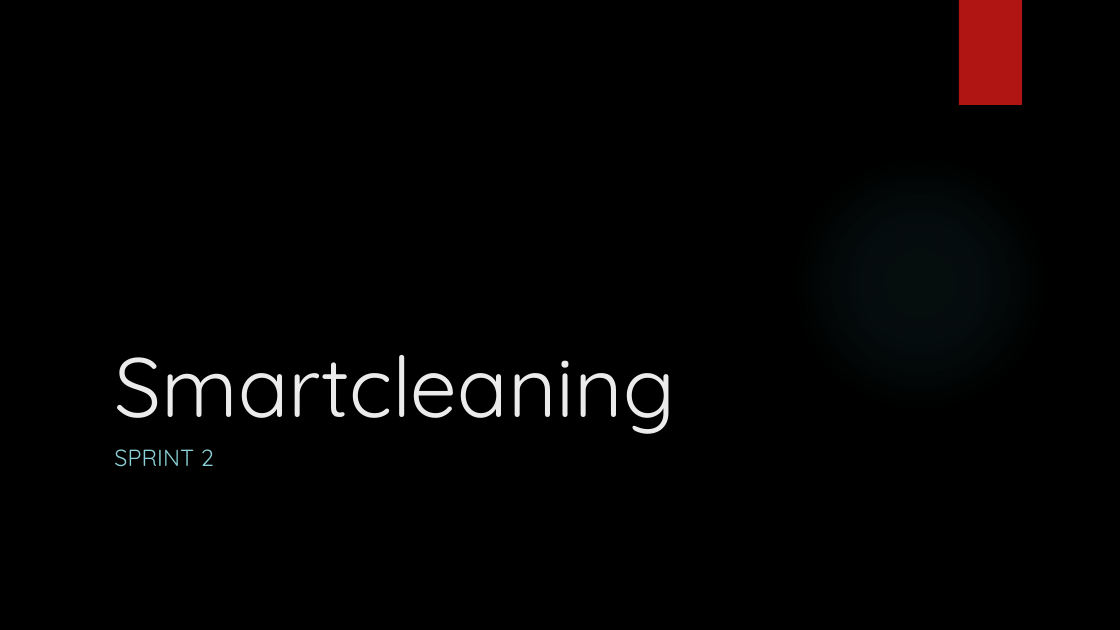
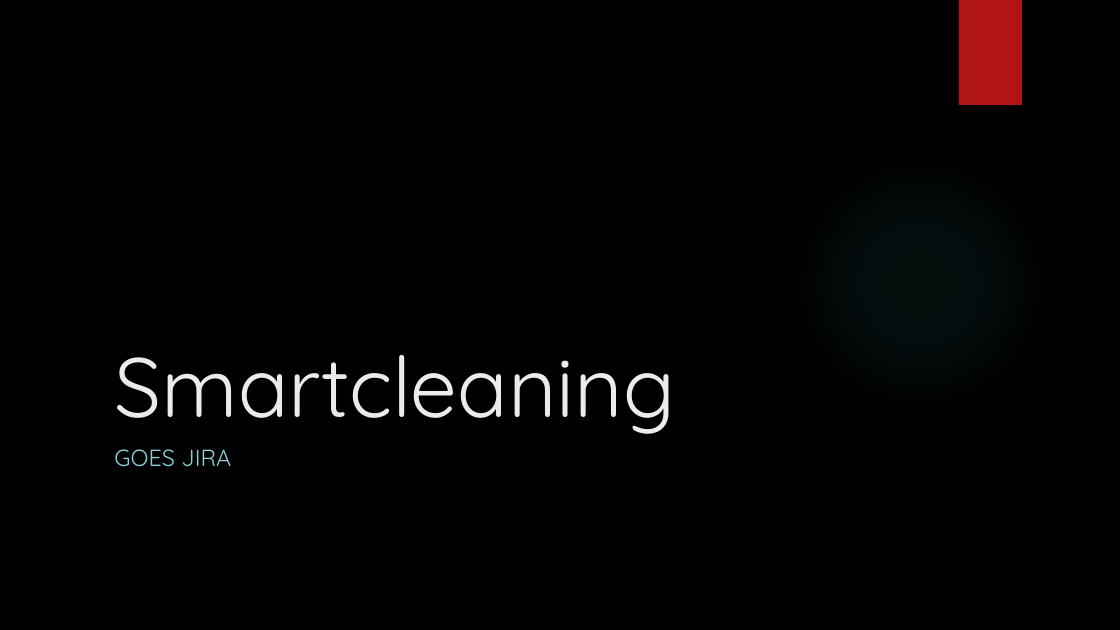
Before and after one commit to Chicharitogoal/Agile-Bitches-in-da-house, a slide deck: slide 1 of Smartcleaning.pptx. Drawn at 1120x630 pixels with LibreOffice and Linux fonts; fonts in the diff are those of the drawing; background and template pictures are left out. Boxes give left, top, right and bottom in pixels: in the first picture for what was removed or moved away, otherwise in the second. Text is boxed around its words. In the diff, an @@ line names an element or a change of style, - is before the commit and + after.

```diff
--- a/Smartcleaning.pptx
+++ b/Smartcleaning.pptx
@@ subtitle at (114, 449, 231, 467): text changed @@
-SPRINT 2
+GOES JIRA
```
Also in this commit, not shown: 1 other file.
